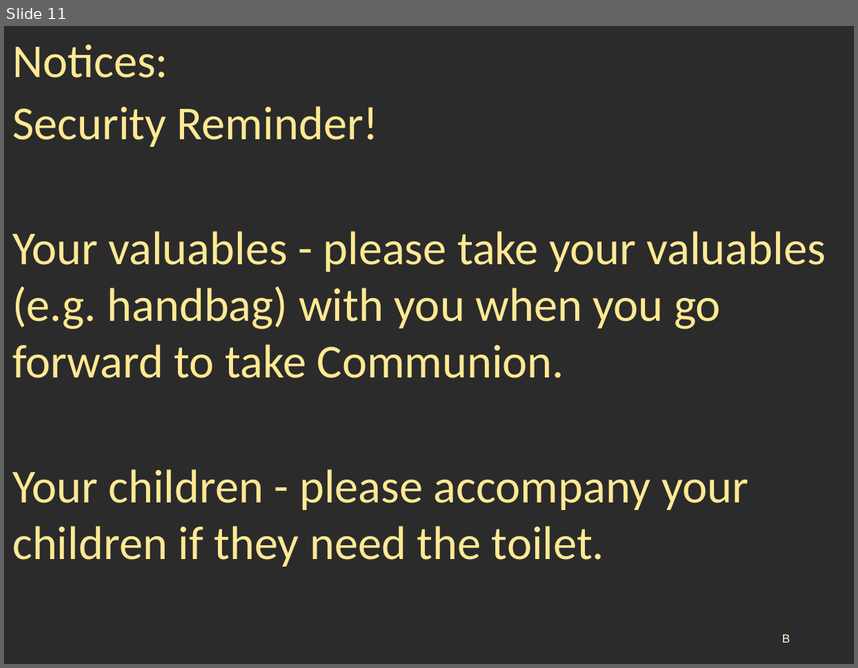
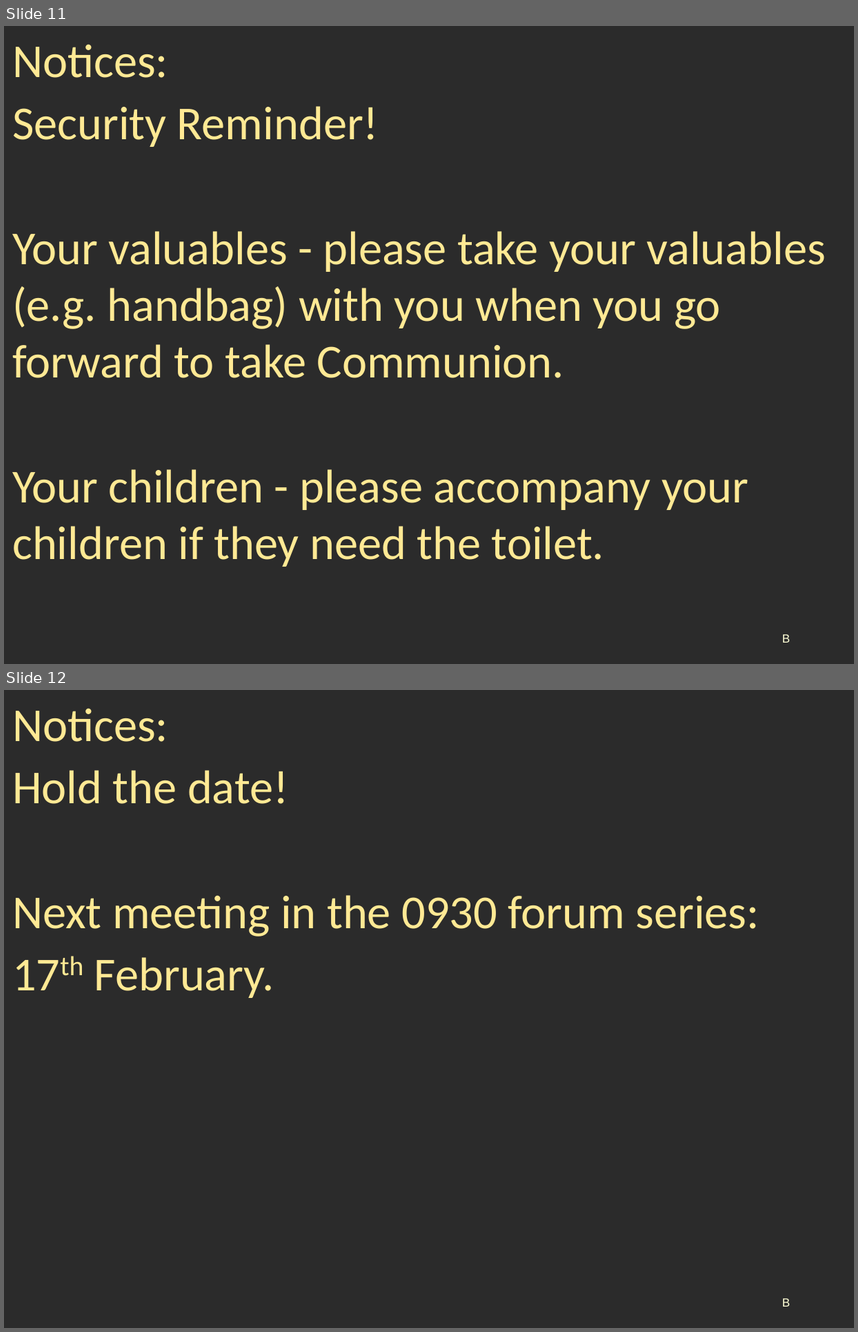
Before and after one commit to WilfridSKendall/WilfridSKendall.github.io, a slide deck: talks/2025-01-26-0930-notices.pptx. Shown one above the other, each under a label of ours: slide 11 before the commit, slides 11 and 12 after it. The pictures are 858x668 and 858x1332 pixels, drawn with LibreOffice and Linux fonts; fonts in the diff are those of the drawing; background and template pictures are left out; a plain dark background stands for a picture behind light text. Boxes give left, top, right and bottom in pixels: in the first picture for what was removed or moved away, otherwise in the second. Text is boxed around its words. In the diff, an @@ line names an element or a change of style, - is before the commit and + after.

Commit message:
Added "Hold the date" to carousel.

```diff
--- a/talks/2025-01-26-0930-notices.pptx
+++ b/talks/2025-01-26-0930-notices.pptx
@@ slide 12 added at (x1=4, y1=690, x2=854, y2=1328), background picture (left out) @@
@@ text added at (x1=12, y1=708, x2=760, y2=998), 40 pt, text #FFE994 @@
+Notices:
+Hold the date!
+Next meeting in the 0930 forum series:
+17th February.
@@ text added at (x1=782, y1=1298, x2=790, y2=1306), 10 pt, text #FFFFD7 @@
+B
```
Also in this commit, not shown: 1 other file.
